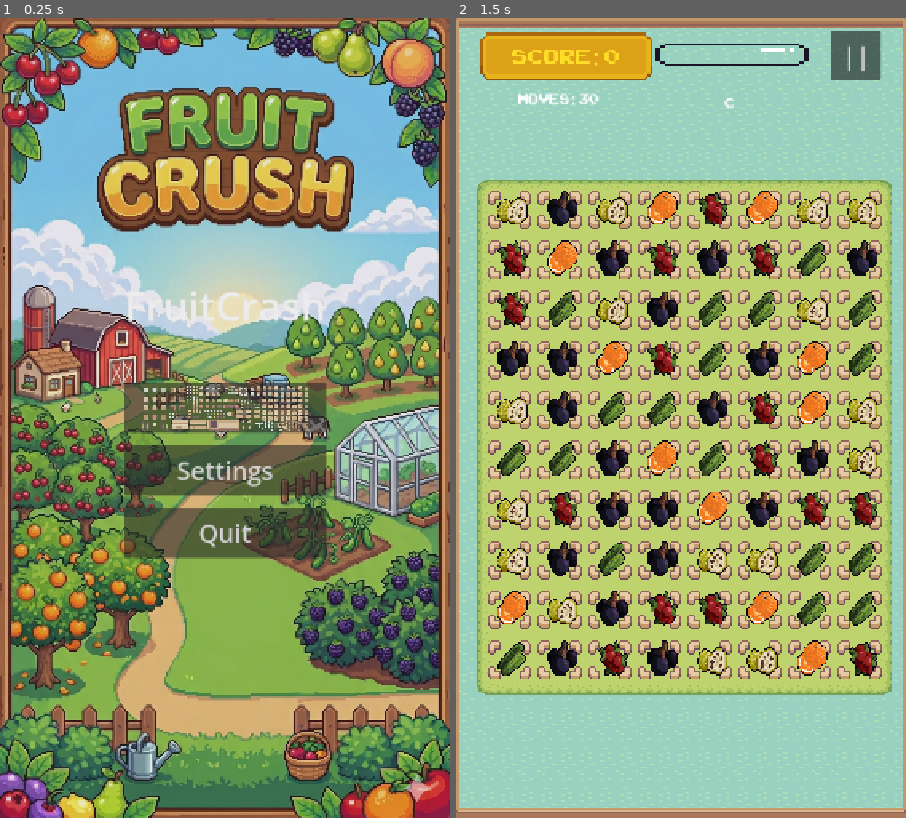
Above: before the commit, frames 1-2 (left to right).
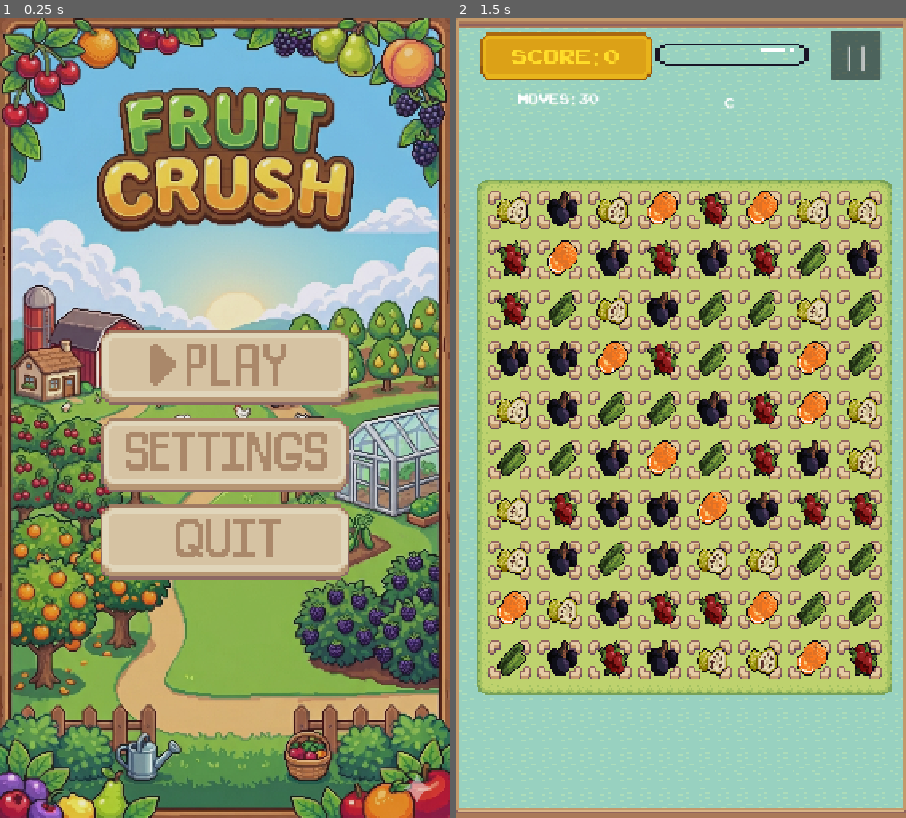
Above: after the commit, the same moments.

Repository: danieljuan6278/Fruit
Game: Godot game, scene res://scene/main_menu.tscn
Same seed, same stepped clock (60 frames per second), same inputs: the game is played once before the commit and once after it.
Inputs (mouse positions are in pixels of both pictures, inside the frame that each line leads up to; where the layout moved, square brackets give the same spot in the first picture):
- Up to frame 1 (0.25 s): no input
- Up to frame 2 (1.5 s): click (681, 458) [681, 474] at 0.5 s; click (681, 370) [681, 410] at 1.25 s

The runs differ from the first frame. In frame 1, 16% of the frame differs, in the area x 22-78%, y 34-71%; in frame 2, nothing differs.

Commit message:
feat: implement main menu scene with integrated UI sprite assets

Diff:
--- a/scene/main_menu.tscn
+++ b/scene/main_menu.tscn
@@ -1,8 +1,9 @@
-[gd_scene load_steps=5 format=3 uid="uid://d3pdgfgjf2r8u"]
+[gd_scene format=3 uid="uid://d3pdgfgjf2r8u"]
 
 [ext_resource type="Script" uid="uid://cwhmbl776j6i2" path="res://script/main_menu.gd" id="1_mainmenu"]
-[ext_resource type="Texture2D" uid="uid://7g1mk3gvl8m1" path="res://assets/ui/Sprout Lands - UI Pack - Basic pack/Sprite sheets/Sprite sheet for Basic Pack.png" id="2_spritesheet"]
+[ext_resource type="Texture2D" uid="uid://06hncnxgm34t" path="res://assets/ui/Sprout Lands - UI Pack - Basic pack/Sprite sheets/UI Big Play Button2.png" id="3_0iwki"]
 [ext_resource type="Texture2D" uid="uid://bwjlu26o5xwmn" path="res://assets/main_UI.png" id="3_background"]
+[ext_resource type="Texture2D" uid="uid://ba28injmkmvq2" path="res://assets/ui/Sprout Lands - UI Pack - Basic pack/Sprite sheets/UI Big Play Button-58c8.png" id="4_0iwki"]
 
 [sub_resource type="Environment" id="Environment_menu"]
 background_mode = 3
@@ -10,7 +11,31 @@
 adjustment_contrast = 0.85
 adjustment_saturation = 0.9
 
-[node name="MainMenu" type="Control"]
+[sub_resource type="AtlasTexture" id="AtlasTexture_14wem"]
+atlas = ExtResource("3_0iwki")
+region = Rect2(3, 34, 90, 27)
+
+[sub_resource type="AtlasTexture" id="AtlasTexture_2atga"]
+atlas = ExtResource("3_0iwki")
+region = Rect2(99, 36, 90, 25)
+
+[sub_resource type="AtlasTexture" id="AtlasTexture_sepwh"]
+atlas = ExtResource("4_0iwki")
+region = Rect2(16, 192, 544, 160)
+
+[sub_resource type="AtlasTexture" id="AtlasTexture_by01r"]
+atlas = ExtResource("4_0iwki")
+region = Rect2(594, 204, 540, 150)
+
+[sub_resource type="AtlasTexture" id="AtlasTexture_dclss"]
+atlas = ExtResource("4_0iwki")
+region = Rect2(18, 0, 540, 162)
+
+[sub_resource type="AtlasTexture" id="AtlasTexture_hmxu4"]
+atlas = ExtResource("4_0iwki")
+region = Rect2(594, 12, 539, 150)
+
+[node name="MainMenu" type="Control" unique_id=690273689]
 layout_mode = 3
 anchors_preset = 15
 anchor_right = 1.0
@@ -19,10 +44,10 @@
 grow_vertical = 2
 script = ExtResource("1_mainmenu")
 
-[node name="WorldEnvironment" type="WorldEnvironment" parent="."]
+[node name="WorldEnvironment" type="WorldEnvironment" parent="." unique_id=846430874]
 environment = SubResource("Environment_menu")
 
-[node name="AnimatedBackgroundPlaceholder" type="TextureRect" parent="."]
+[node name="AnimatedBackgroundPlaceholder" type="TextureRect" parent="." unique_id=1902755658]
 layout_mode = 1
 anchors_preset = 15
 anchor_right = 1.0
@@ -33,46 +58,56 @@
 expand_mode = 1
 stretch_mode = 6
 
-[node name="VBoxContainer" type="VBoxContainer" parent="."]
+[node name="VBoxContainer" type="VBoxContainer" parent="." unique_id=1307567031]
 layout_mode = 1
 anchors_preset = 8
 anchor_left = 0.5
 anchor_top = 0.5
 anchor_right = 0.5
 anchor_bottom = 0.5
-offset_left = -150.0
-offset_top = -150.0
-offset_right = 150.0
-offset_bottom = 150.0
+offset_left = -272.0
+offset_top = -309.5
+offset_right = 272.0
+offset_bottom = 309.5
 grow_horizontal = 2
 grow_vertical = 2
 theme_override_constants/separation = 20
 
-[node name="Title" type="Label" parent="VBoxContainer"]
+[node name="Title" type="Label" parent="VBoxContainer" unique_id=1741674877]
 layout_mode = 2
 theme_override_font_sizes/font_size = 64
-text = "FruitCrash"
 horizontal_alignment = 1
 
-[node name="Spacer" type="Control" parent="VBoxContainer"]
+[node name="Spacer" type="Control" parent="VBoxContainer" unique_id=1408998626]
 custom_minimum_size = Vector2(0, 40)
 layout_mode = 2
 
-[node name="PlayButton" type="Button" parent="VBoxContainer"]
-custom_minimum_size = Vector2(0, 80)
+[node name="PlayButton" type="TextureButton" parent="VBoxContainer" unique_id=1088977080]
+texture_filter = 1
+custom_minimum_size = Vector2(400, 120)
 layout_mode = 2
-icon = ExtResource("2_spritesheet")
-icon_alignment = 1
-expand_icon = true
+size_flags_horizontal = 4
+texture_normal = SubResource("AtlasTexture_14wem")
+texture_pressed = SubResource("AtlasTexture_2atga")
+ignore_texture_size = true
+stretch_mode = 5
 
-[node name="SettingButton" type="Button" parent="VBoxContainer"]
-custom_minimum_size = Vector2(0, 80)
+[node name="SettingButton" type="TextureButton" parent="VBoxContainer" unique_id=256366864]
+texture_filter = 1
+custom_minimum_size = Vector2(400, 120)
 layout_mode = 2
-theme_override_font_sizes/font_size = 40
-text = "Settings"
+size_flags_horizontal = 4
+texture_normal = SubResource("AtlasTexture_sepwh")
+texture_pressed = SubResource("AtlasTexture_by01r")
+ignore_texture_size = true
+stretch_mode = 5
 
-[node name="QuitButton" type="Button" parent="VBoxContainer"]
-custom_minimum_size = Vector2(0, 80)
+[node name="QuitButton" type="TextureButton" parent="VBoxContainer" unique_id=1556908828]
+texture_filter = 1
+custom_minimum_size = Vector2(400, 120)
 layout_mode = 2
-theme_override_font_sizes/font_size = 40
-text = "Quit"
+size_flags_horizontal = 4
+texture_normal = SubResource("AtlasTexture_dclss")
+texture_pressed = SubResource("AtlasTexture_hmxu4")
+ignore_texture_size = true
+stretch_mode = 5
Binary file added: assets/ui/Sprout Lands - UI Pack - Basic pack/Sprite sheets/UI Big Play Button-58c8.png
Not shown, added: assets/ui/Sprout Lands - UI Pack - Basic pack/Sprite sheets/UI Big Play Button-58c8.png.import
